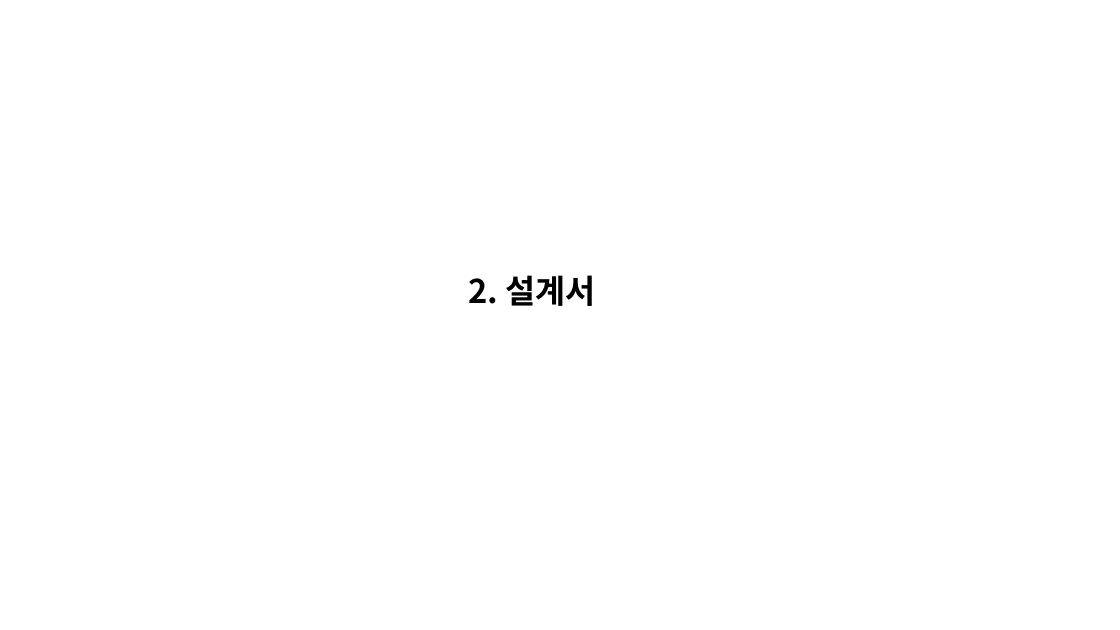
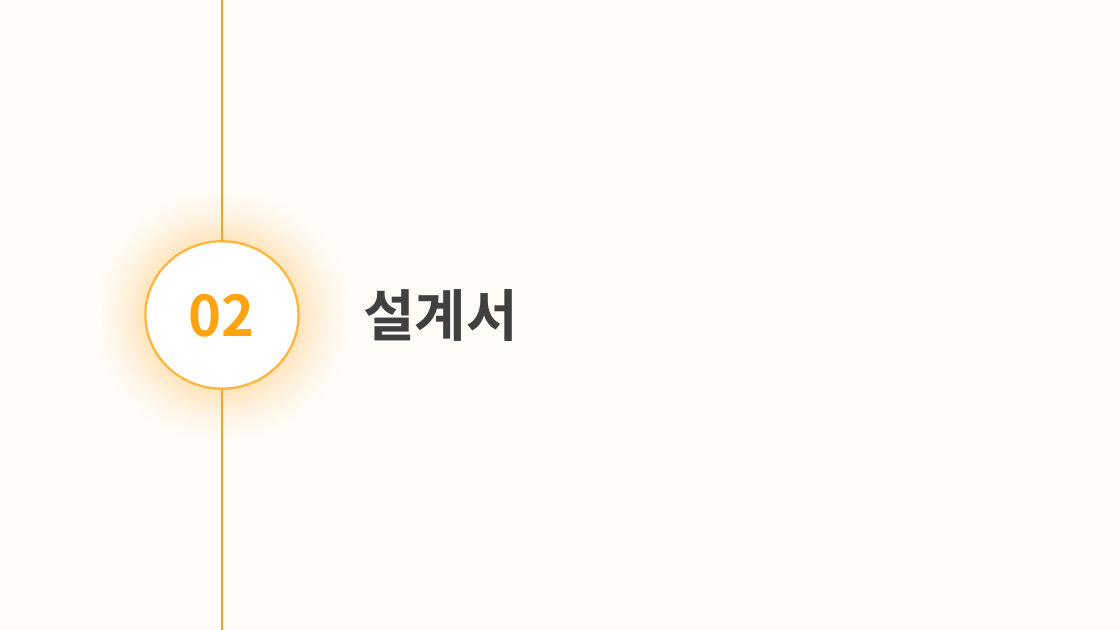
Before and after one commit to daseullll/HappyHouse, a slide deck: slide 7 of happyhouse_광주4반.pptx (slide 9 before the commit). Drawn at 1120x630 pixels with LibreOffice and Linux fonts; fonts in the diff are those of the drawing. Boxes give left, top, right and bottom in pixels: in the first picture for what was removed or moved away, otherwise in the second. Text is boxed around its words. In the diff, an @@ line names an element or a change of style, - is before the commit and + after.

```diff
--- a/happyhouse_광주4반.pptx
+++ b/happyhouse_광주4반.pptx
@@ background #FFFFFF to #FFFCF7 @@
@@ line added from (222, 630) to (222, 0), #FFA310 2 pt @@
@@ ellipse added at box(145, 241, 298, 388), fill #FFFFFF, outline #FFA310 2 pt @@
@@ text added at box(188, 293, 254, 337), 48 pt, text #FFA310, bold @@
+02
@@ text at box(363, 289, 517, 341): text changed; size 28 to 48 pt; text colour #000000 to #404040 @@
-2. 설계서
+설계서
```
Also in this commit, not shown: 8 other slides changed, 7 slides added, 4 slides removed, 8 other files.
